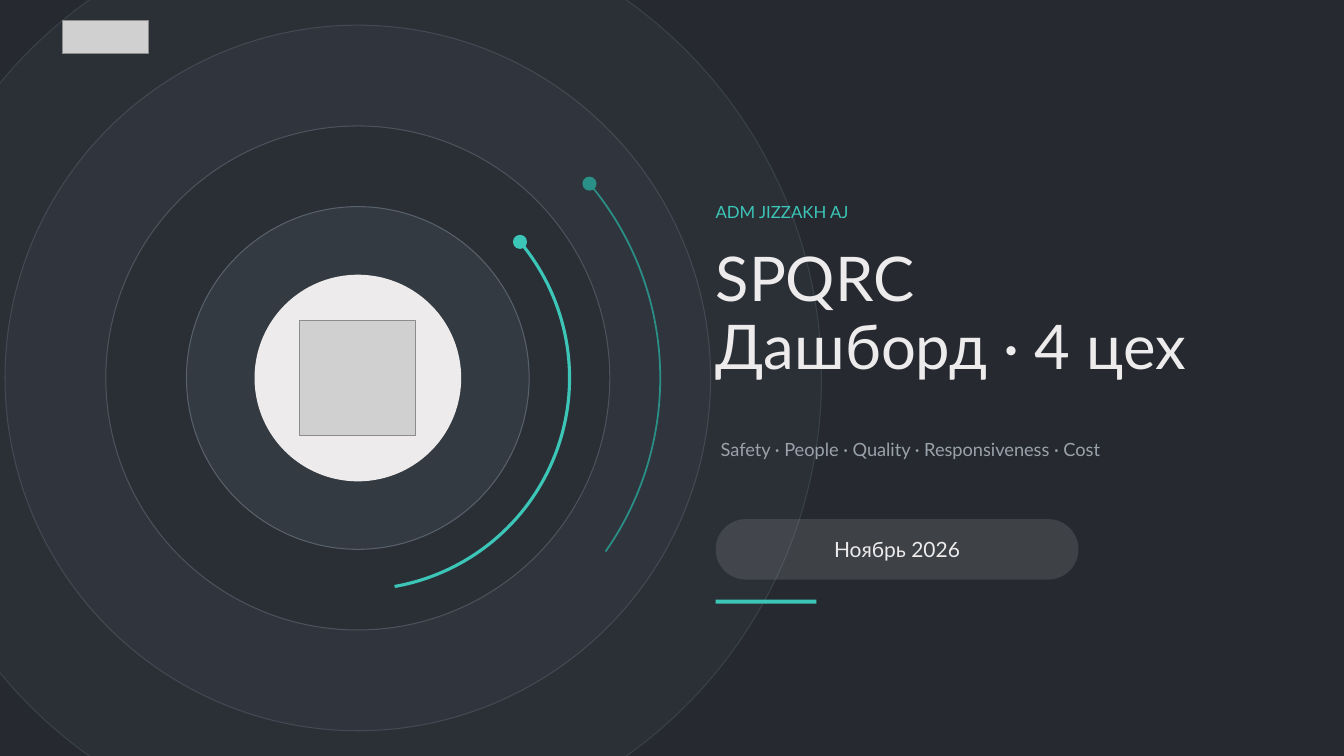
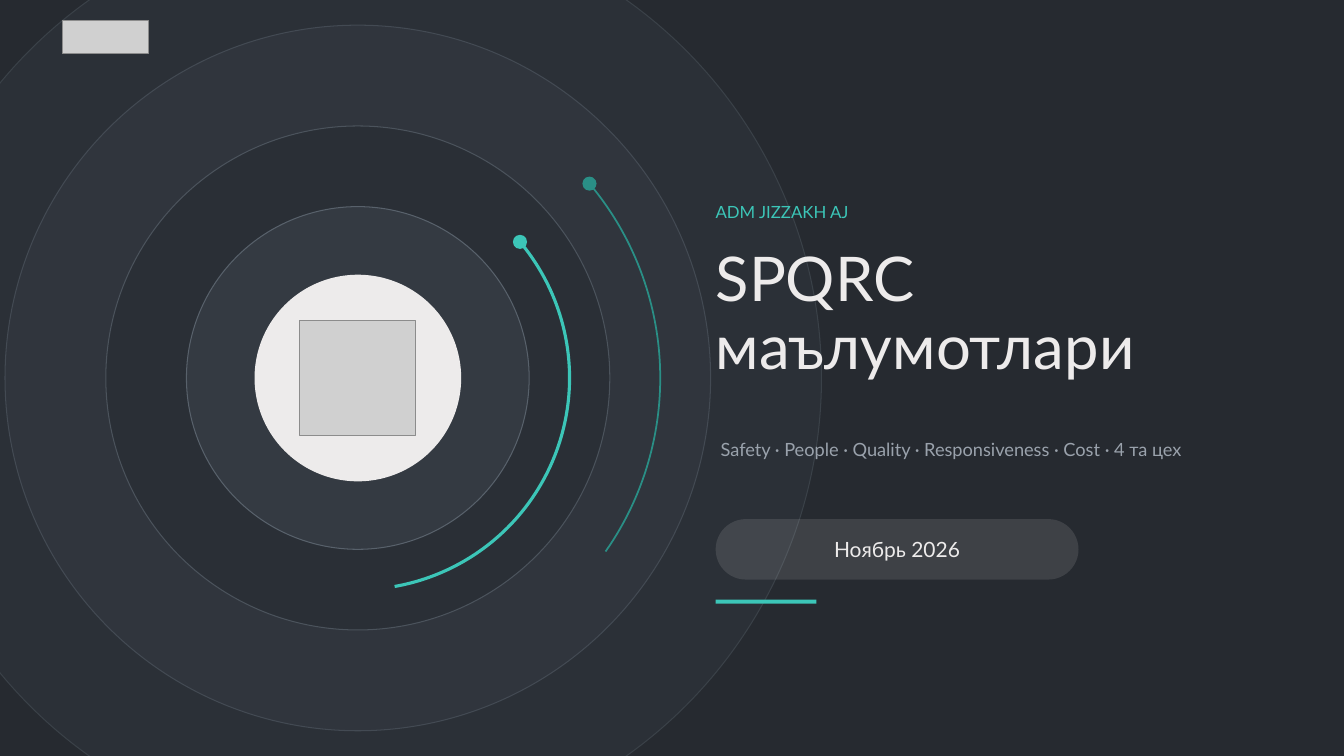
Before and after one commit to ula0740-ux/Loyha-, a slide deck: slide 1 of hisobot/spqrc/SPQRC_Noyabr_2026_sexlar.pptx. Drawn at 1344x756 pixels with LibreOffice and Linux fonts; fonts in the diff are those of the drawing; grey boxes stand for pictures. Boxes give left, top, right and bottom in pixels: in the first picture for what was removed or moved away, otherwise in the second. Text is boxed around its words. In the diff, an @@ line names an element or a change of style, - is before the commit and + after.

```diff
--- a/hisobot/spqrc/SPQRC_Noyabr_2026_sexlar.pptx
+++ b/hisobot/spqrc/SPQRC_Noyabr_2026_sexlar.pptx
@@ text at (x1=716, y1=337, x2=1135, y2=380): text changed @@
-Дашборд · 4 цех
+маълумотлари
@@ text at (x1=721, y1=442, x2=1181, y2=459): text changed @@
-Safety · People · Quality · Responsiveness · Cost
+Safety · People · Quality · Responsiveness · Cost · 4 та цех
```
Also in this commit, not shown: 4 other slides changed, 20 slides added, 33 other files.
